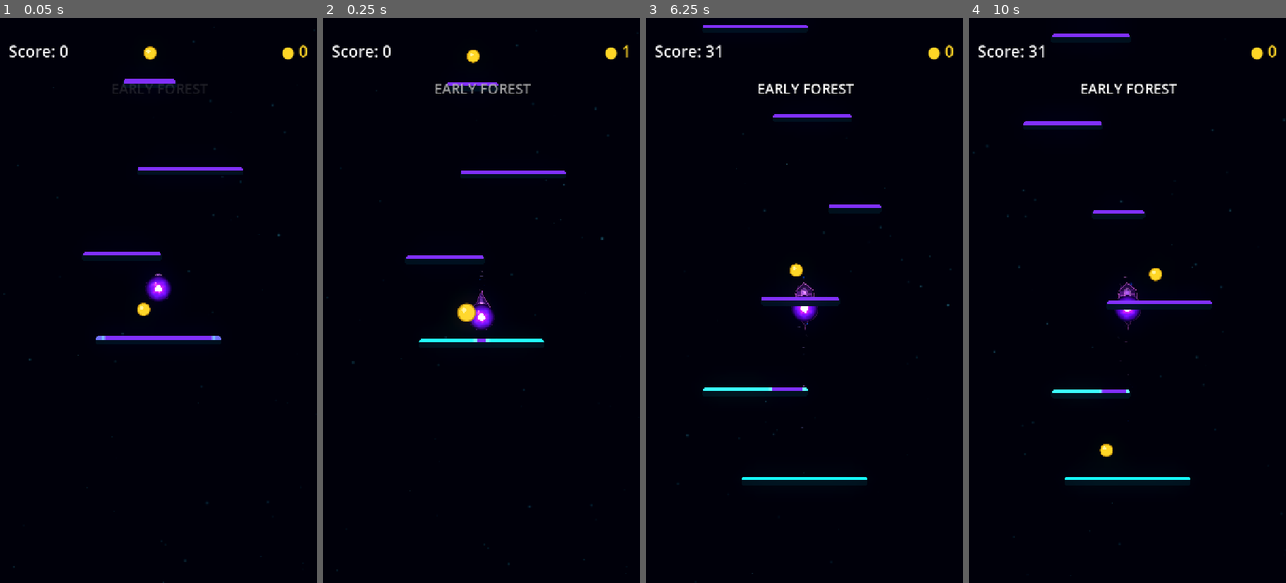
Above: before the commit, frames 1-4 (left to right).
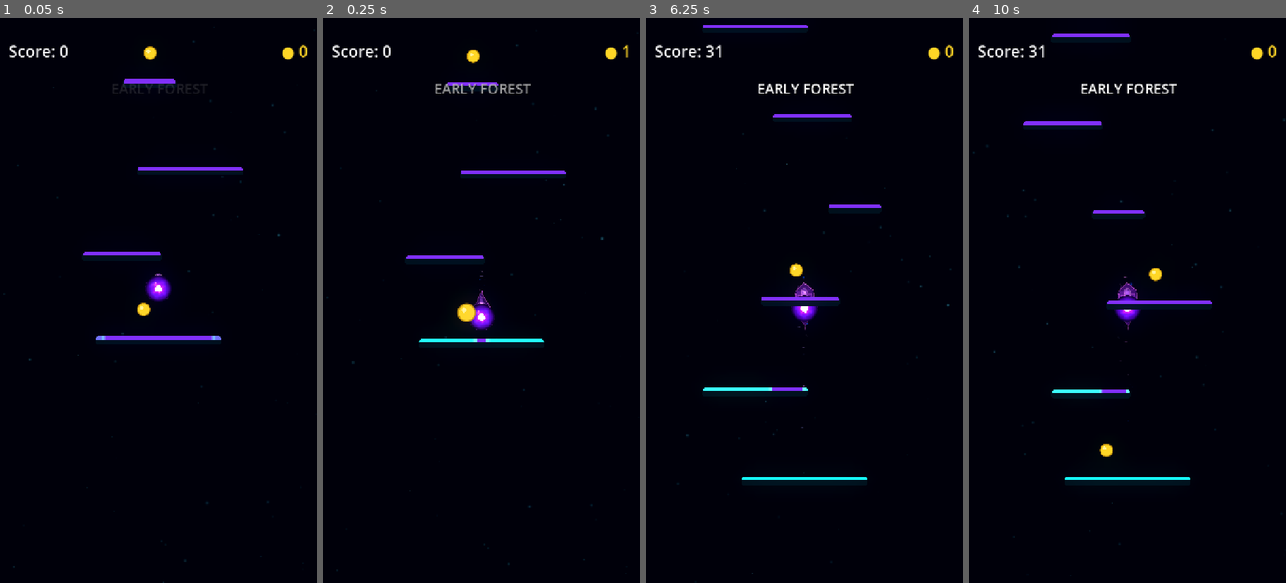
Above: after the commit, the same moments.

Repository: Kryodo/TowerJump
Game: Godot game, scene res://scenes/main.tscn
Same seed, same stepped clock (60 frames per second), same inputs: the game is played once before the commit and once after it.
Inputs (mouse positions are in pixels of both pictures, inside the frame that each line leads up to):
- Up to frame 1 (0.05 s): no input
- Up to frame 2 (0.25 s): no input
- Up to frame 3 (6.25 s): move the mouse to (874, 272) at 0.52 s; hold Right (ui_right) 0.53-1.25 s; click (874, 272) at 0.67 s; drag from (741, 328) to (794, 193) at 1.27 s; click "Nochmal spielen" at 2 s; move the mouse to (836, 176) at 2.77 s; hold Right (ui_right) 2.78-3.5 s; drag from (788, 413) to (734, 215) at 3.52 s; move the mouse to (899, 385) at 4.27 s; hold Left (ui_left) 4.28-5 s; click "Nochmal spielen" at 5 s; drag from (709, 215) to (794, 204) at 5.77 s
- Up to frame 4 (10 s): move the mouse to (1143, 300) at 6.52 s; hold Left (ui_left) 6.53-7.25 s; click (1143, 300) at 6.67 s; drag from (1079, 159) to (1064, 328) at 7.27 s; move the mouse to (1197, 272) at 8.02 s; hold Right (ui_right) 8.03-8.75 s; click "Nochmal spielen" at 8.75 s; drag from (1064, 328) to (1156, 210) at 9.52 s

Frame 1 is identical in both runs. In frame 2, less than 0.1% of the frame differs, in the area x 47-53%, y 50-52%; in frame 3, less than 0.1%; in frame 4, less than 0.1%, in the area x 46-55%, y 47-55%.

Commit message:
Use exact orb-circle intersections for both hood flanks

Diff:
--- a/scripts/ball_trail.gd
+++ b/scripts/ball_trail.gd
@@ -266,7 +266,8 @@
 
 	var tangents: Array[Vector2] = []
 	var normals: Array[Vector2] = []
-	var half_widths: Array[float] = []
+	var positive_half_widths: Array[float] = []
+	var negative_half_widths: Array[float] = []
 	for i in range(path.size()):
 		var tangent: Vector2
 		if i == 0:
@@ -290,18 +291,32 @@
 		if _trail_aura.width_curve != null:
 			width_factor = _trail_aura.width_curve.sample_baked(progress)
 		var line_half_width: float = _trail_aura.width * width_factor * 0.5
-		var distance_from_ball: float = path[i].distance_to(path[0])
-		var hood_half_width: float = 0.0
-		if distance_from_ball < _ball_surface_radius:
-			# Cross-section of the orb's circle at this distance along the hood:
-			# x*x + y*y = r*r, therefore y = sqrt(r*r - x*x).
-			var radius_squared: float = _ball_surface_radius * _ball_surface_radius
-			var distance_squared: float = distance_from_ball * distance_from_ball
-			hood_half_width = sqrt(maxf(radius_squared - distance_squared, 0.0))
-		# The larger of the orb's circular envelope and the regular trail width
-		# forms the geometric union; their intersection determines where the
-		# hood naturally becomes the free trail instead of using a fixed blend.
-		half_widths.append(maxf(line_half_width, hood_half_width))
+		var positive_half_width: float = line_half_width
+		var negative_half_width: float = line_half_width
+		var head_offset: Vector2 = path[i] - path[0]
+		var head_offset_squared: float = head_offset.length_squared()
+		var radius_squared: float = _ball_surface_radius * _ball_surface_radius
+
+		if head_offset_squared < radius_squared:
+			# Intersect this trail cross-section with the actual orb circle.
+			# For P +/- normal*w, |P +/- normal*w|^2 = r^2 gives the two
+			# exact surface distances, even when the trail bends or drifts laterally.
+			var normal_projection: float = head_offset.dot(normal)
+			var discriminant: float = maxf(
+				normal_projection * normal_projection + radius_squared - head_offset_squared,
+				0.0
+			)
+			var circle_reach: float = sqrt(discriminant)
+			var positive_circle_width: float = -normal_projection + circle_reach
+			var negative_circle_width: float = normal_projection + circle_reach
+
+			# The larger cross-section defines the union of orb and trail. Where
+			# the trail width overtakes the circle, its own edge becomes the contour.
+			positive_half_width = maxf(line_half_width, positive_circle_width)
+			negative_half_width = maxf(line_half_width, negative_circle_width)
+
+		positive_half_widths.append(positive_half_width)
+		negative_half_widths.append(negative_half_width)
 
 	var polygon_points := PackedVector2Array()
 	var polygon_uvs := PackedVector2Array()
@@ -323,7 +338,7 @@
 
 	# Right edge follows the same historical trajectory as the trail lines.
 	for i in range(1, path.size() - 1):
-		var right_point: Vector2 = path[i] - normals[i] * half_widths[i]
+		var right_point: Vector2 = path[i] - normals[i] * negative_half_widths[i]
 		polygon_points.append(_unified_shape.to_local(right_point))
 		polygon_uvs.append(Vector2(cumulative_distances[i] / total_distance, 1.0))
 
@@ -333,7 +348,7 @@
 
 	# Return along the left edge and close against the orb's rear contour.
 	for i in range(path.size() - 2, 0, -1):
-		var left_point: Vector2 = path[i] + normals[i] * half_widths[i]
+		var left_point: Vector2 = path[i] + normals[i] * positive_half_widths[i]
 		polygon_points.append(_unified_shape.to_local(left_point))
 		polygon_uvs.append(Vector2(cumulative_distances[i] / total_distance, 0.0))
 
@@ -350,14 +365,14 @@
 			_unified_shape.to_local(path[0] + root_normal * contour_radius)
 		)
 		for i in range(1, path.size() - 1):
-			var upper_edge: Vector2 = path[i] + normals[i] * half_widths[i]
+			var upper_edge: Vector2 = path[i] + normals[i] * positive_half_widths[i]
 			upper_edge = _fit_contour_point_to_orb_surface(
 				upper_edge, path[0], contour_radius
 			)
 			contour_points.append(_unified_shape.to_local(upper_edge))
 		contour_points.append(_unified_shape.to_local(path[path.size() - 1]))
 		for i in range(path.size() - 2, 0, -1):
-			var lower_edge: Vector2 = path[i] - normals[i] * half_widths[i]
+			var lower_edge: Vector2 = path[i] - normals[i] * negative_half_widths[i]
 			lower_edge = _fit_contour_point_to_orb_surface(
 				lower_edge, path[0], contour_radius
 			)
